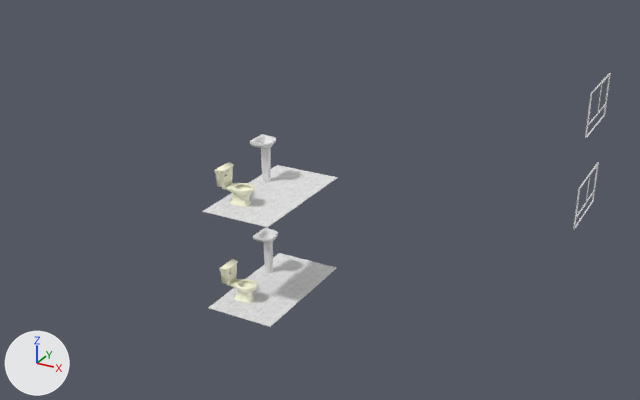
The FBX model Proyecto_CG/Programa/bin/models/brillosos_blancos.fbx, before and after one commit.
The view is the same before and after, from a 50 mm lens placed at (5.39, -23.81, 13.02), pointed at (-7.4, -0.56, 1.39). Every picture has the same lights, and +X, +Y and +Z are marked at lower left. Where no turn or scale is listed for an object, it has been applied to the vertices.

In view in the first picture: 'P2_Toilet', 'P2_Toilet.001', 'P2_pisobanio', 'PB_pisobanio', 'sink_pb.001'.
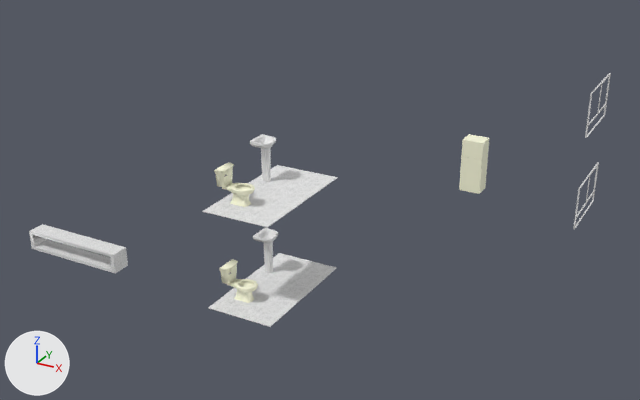
What differs and where, as boxes [x1, y1, x2, y2] in the pictures (640 x 400 px):
'Lowtable', added
    after: [29, 224, 128, 273]
'Cube.007', added
    after: [459, 156, 482, 194]
'Cube.005', added
    after: [463, 134, 489, 194]
'Cube.006', added
    after: [461, 140, 484, 160]

What the commit changed:
Picture 'white_wood.jpg' (img_white_wood_jpg) is new.
Material 'Material.018' (mat_material_018) is new.
Its texture is img_white_wood_jpg.
Material 'Material.045' (mat_material_045) is new.
Its texture is img_claro_jpg.
Mesh me_cube_022 is new.
It has 44 vertices, 42 faces and spans x -15.11..-11.62, y -5.84..-5.25, z 0.0..0.7.
It uses material mat_material_018 (picture img_white_wood_jpg).
Mesh me_cube_037 is new.
It has 6752 vertices, 6705 faces and spans x -4.81..-4.01, y 5.58..6.22, z 0.0..2.0.
It uses material mat_material_045 (picture img_claro_jpg).
Mesh me_cube_038 is new.
It has 773 vertices, 769 faces and spans x -4.811..-4.011, y 5.534..5.578, z 1.352..2.005.
It uses material mat_material_045 (picture img_claro_jpg).
Mesh me_cube_039 is new.
It has 776 vertices, 770 faces and spans x -4.811..-4.011, y 5.534..5.578, z 0.005..1.375.
It uses material mat_material_045 (picture img_claro_jpg).
Object 'Lowtable' (ob_lowtable) is new; it shows me_cube_022.
Its location is (0.0, 0.0, 0.0).
Object 'Cube.005' (ob_cube_005) is new; it shows me_cube_037.
Its location is (0.0, 0.0, 0.0).
Object 'Cube.006' (ob_cube_006) is new; it shows me_cube_038.
Its location is (0.0, 0.0, 0.0).
Object 'Cube.007' (ob_cube_007) is new; it shows me_cube_039.
Its location is (0.0, 0.0, 0.0).
